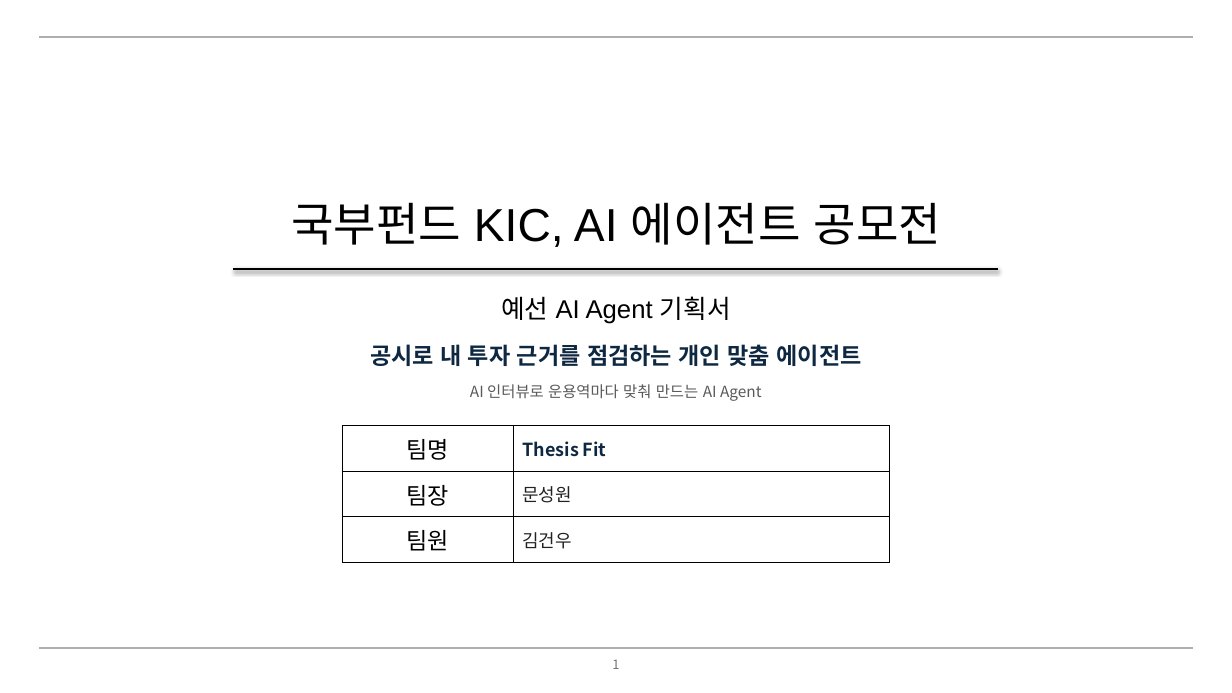
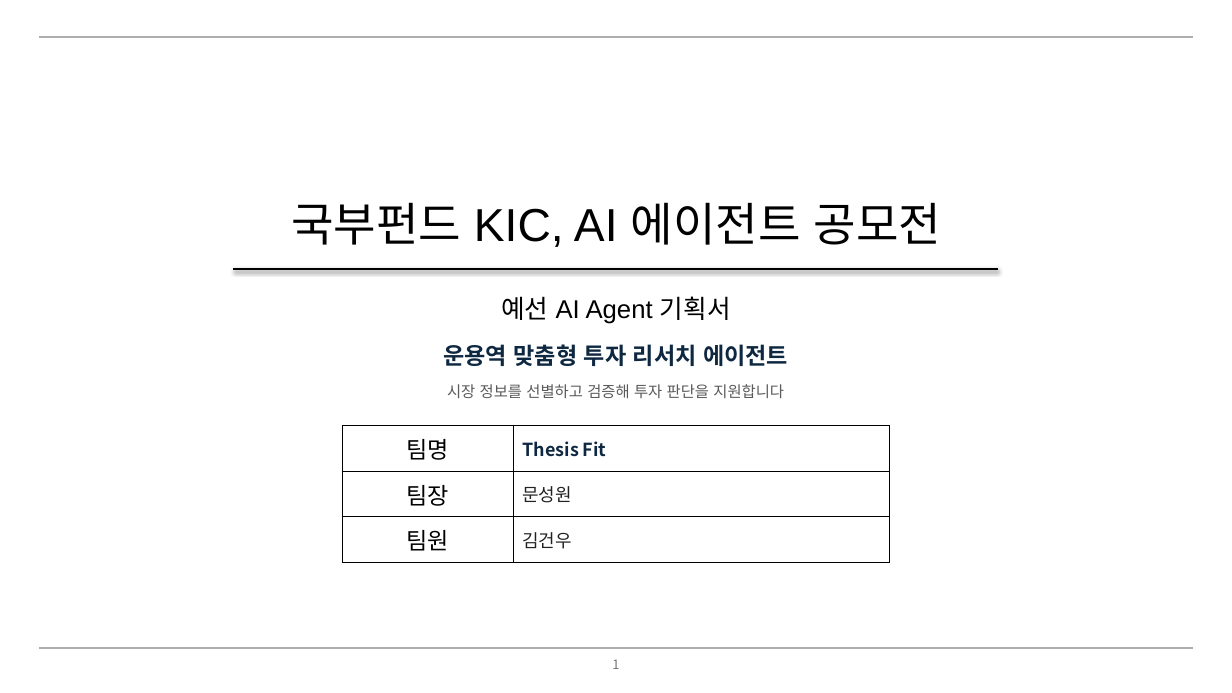
Before and after one commit to moon3853/thesis-fit, a slide deck: slide 1 of deck/KIC_최종기획서_ThesisFit_최종.pptx. Drawn at 1232x693 pixels with LibreOffice and Linux fonts; fonts in the diff are those of the drawing; background and template pictures are left out. Boxes give left, top, right and bottom in pixels: in the first picture for what was removed or moved away, otherwise in the second. Text is boxed around its words. In the diff, an @@ line names an element or a change of style, - is before the commit and + after.

```diff
--- a/deck/KIC_최종기획서_ThesisFit_최종.pptx
+++ b/deck/KIC_최종기획서_ThesisFit_최종.pptx
@@ text at box(443, 344, 788, 366): text changed @@
-공시로 내 투자 근거를 점검하는 개인 맞춤 에이전트
+운용역 맞춤형 투자 리서치 에이전트
@@ text at box(447, 384, 784, 398): text changed @@
-AI 인터뷰로 운용역마다 맞춰 만드는 AI Agent
+시장 정보를 선별하고 검증해 투자 판단을 지원합니다
```
Also in this commit, not shown: 3 other slides changed, 4 other files.
